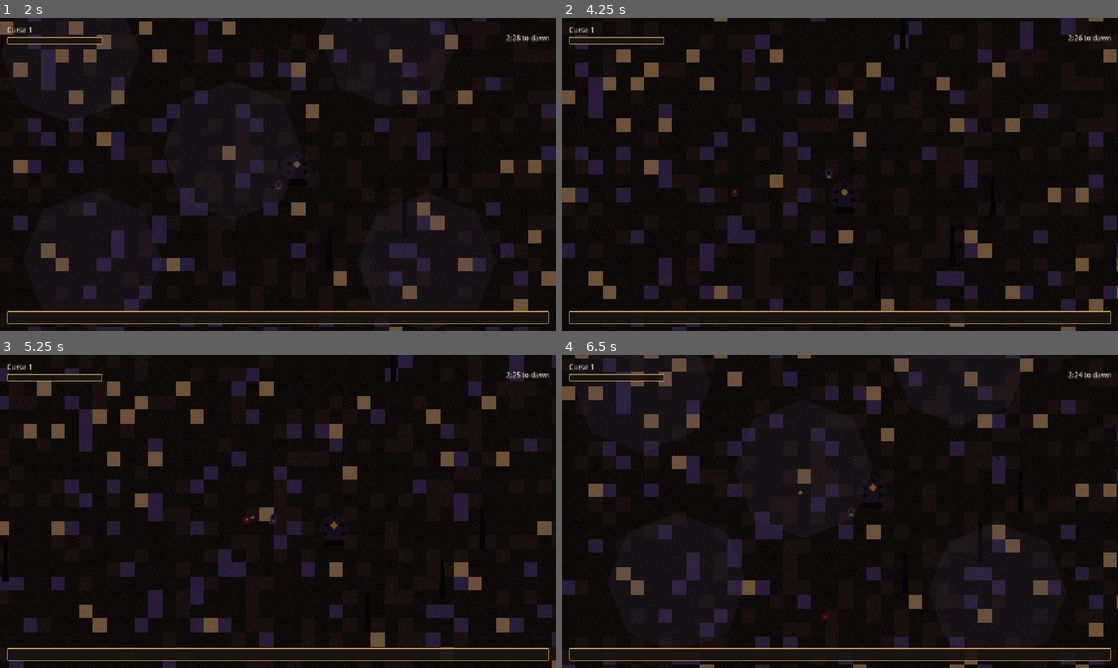
Above: before the commit, frames 1-4 (two rows, left to right).
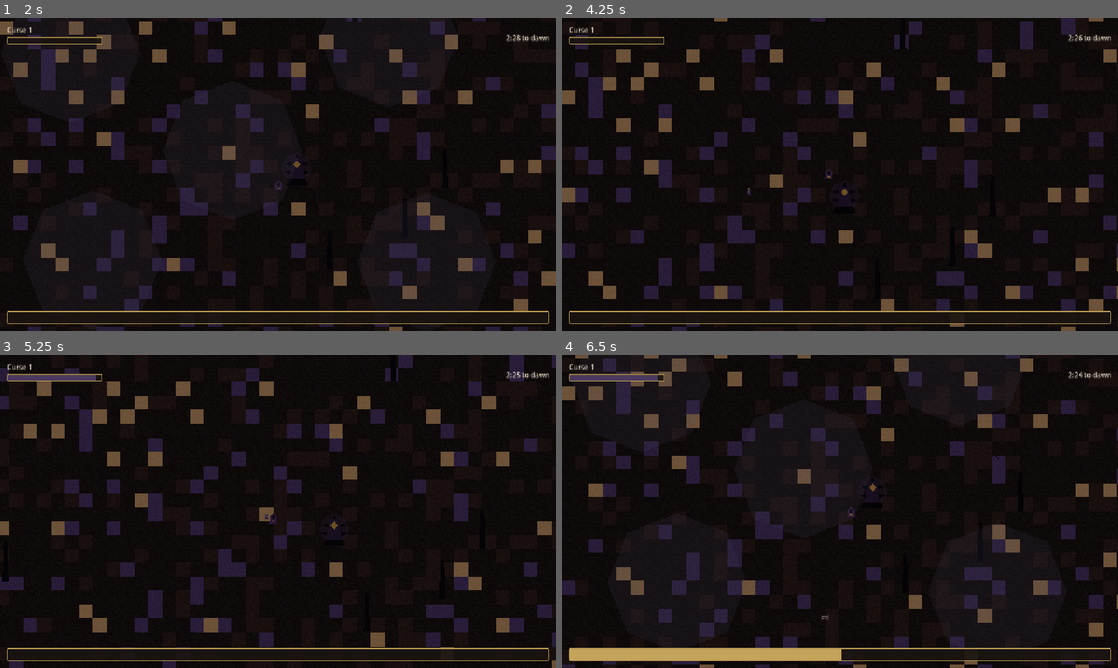
Above: after the commit, the same moments.

Repository: amzer24/sealed-chapel
Game: Godot game, scene res://scenes/main/Main.tscn
Same seed, same stepped clock (60 frames per second), same inputs: the game is played once before the commit and once after it.
Inputs:
- Up to frame 1 (2 s): tap Enter at 0.5 s; hold D 0.53-1.28 s; hold S from 1.28 s (still down)
- Up to frame 2 (4.25 s): release S at 2.03 s; hold D 2.03-2.78 s; hold W 2.78-3.53 s; hold A from 3.53 s (still down)
- Up to frame 3 (5.25 s): release A at 5.03 s; hold S from 5.03 s (still down)
- Up to frame 4 (6.5 s): release S at 5.78 s; hold D from 5.78 s (still down)

Frame 1 is identical in both runs. In frame 2, less than 0.1% of the frame differs, in the area x 30-34%, y 54-58%; in frame 3, 0.3%; in frame 4, 2.1%, in the area x 1-51%, y 6-98%.

Commit message:
Replace single Blob mob with a readable Crawler + Wraith cast
Blob.gd/Blob.tscn become the shared Enemy.gd behaviour script plus a
Crawler scene (low multi-leg skulker, same stats the Blob had) and a new
Wraith scene (taller, flame-tipped, faster and squishier). Both use small
procedural PNG sprites under assets/sprites/enemies/ sized to read at 1x
survivors zoom, painted only from the locked five-hex palette. World's
spawn pool now rolls Crawler-or-Wraith per spawn instead of a single mob.

Co-authored-by: Lee Leckenby <amzer24@users.noreply.github.com>

Diff:
--- /dev/null
+++ b/scenes/enemies/Crawler.tscn
@@ -0,0 +1,38 @@
+[gd_scene load_steps=5 format=3]
+
+[ext_resource type="Script" path="res://scripts/enemies/Enemy.gd" id="1"]
+[ext_resource type="Texture2D" path="res://assets/sprites/enemies/crawler.png" id="2"]
+
+[sub_resource type="CircleShape2D" id="CircleShape2D_1"]
+radius = 9.0
+
+[sub_resource type="CircleShape2D" id="CircleShape2D_2"]
+radius = 13.0
+
+[node name="Crawler" type="CharacterBody2D"]
+collision_layer = 2
+collision_mask = 0
+script = ExtResource("1")
+max_health = 16.0
+move_speed = 52.0
+contact_damage = 6.0
+contact_interval = 0.7
+xp_value = 4.0
+
+[node name="CollisionShape2D" type="CollisionShape2D" parent="."]
+shape = SubResource("CircleShape2D_1")
+
+[node name="Visual" type="Node2D" parent="."]
+
+[node name="Sprite" type="Sprite2D" parent="Visual"]
+texture = ExtResource("2")
+
+[node name="AttackArea" type="Area2D" parent="."]
+collision_layer = 0
+collision_mask = 1
+
+[node name="CollisionShape2D" type="CollisionShape2D" parent="AttackArea"]
+shape = SubResource("CircleShape2D_2")
+
+[node name="ContactTimer" type="Timer" parent="."]
+wait_time = 0.7
--- a/scenes/enemies/Blob.tscn
+++ b/scenes/enemies/Wraith.tscn
@@ -1,6 +1,7 @@
-[gd_scene load_steps=4 format=3]
+[gd_scene load_steps=5 format=3]
 
-[ext_resource type="Script" path="res://scripts/enemies/Blob.gd" id="1"]
+[ext_resource type="Script" path="res://scripts/enemies/Enemy.gd" id="1"]
+[ext_resource type="Texture2D" path="res://assets/sprites/enemies/wraith.png" id="2"]
 
 [sub_resource type="CircleShape2D" id="CircleShape2D_1"]
 radius = 9.0
@@ -8,23 +9,23 @@
 [sub_resource type="CircleShape2D" id="CircleShape2D_2"]
 radius = 13.0
 
-[node name="Blob" type="CharacterBody2D"]
+[node name="Wraith" type="CharacterBody2D"]
 collision_layer = 2
 collision_mask = 0
 script = ExtResource("1")
+max_health = 12.0
+move_speed = 68.0
+contact_damage = 5.0
+contact_interval = 0.6
+xp_value = 5.0
 
 [node name="CollisionShape2D" type="CollisionShape2D" parent="."]
 shape = SubResource("CircleShape2D_1")
 
 [node name="Visual" type="Node2D" parent="."]
 
-[node name="Body" type="Polygon2D" parent="Visual"]
-color = Color(0.42, 0.08, 0.1, 1)
-polygon = PackedVector2Array(0, -9, 7, -6, 9, 2, 5, 9, -5, 9, -9, 2, -7, -6)
-
-[node name="Eye" type="Polygon2D" parent="Visual"]
-color = Color(0.78, 0.62, 0.22, 1)
-polygon = PackedVector2Array(-2, -3, 2, -3, 2, 1, -2, 1)
+[node name="Sprite" type="Sprite2D" parent="Visual"]
+texture = ExtResource("2")
 
 [node name="AttackArea" type="Area2D" parent="."]
 collision_layer = 0
@@ -34,4 +35,4 @@
 shape = SubResource("CircleShape2D_2")
 
 [node name="ContactTimer" type="Timer" parent="."]
-wait_time = 0.7
+wait_time = 0.6
--- a/scripts/enemies/Blob.gd
+++ b/scripts/enemies/Enemy.gd
@@ -1,8 +1,9 @@
 extends CharacterBody2D
 
-## A single blob mob type: shambles straight at the player and deals contact
+## Shared mob behaviour: shambles straight at the player and deals contact
 ## damage on an interval while overlapping. Dies to player projectiles and
-## drops an XP pickup.
+## drops an XP pickup. `Crawler.tscn` and `Wraith.tscn` both use this script,
+## differing only in their exported stats and their visual/collision size.
 
 @export var max_health := 16.0
 @export var move_speed := 52.0
--- a/scripts/pickups/XPOrb.gd
+++ b/scripts/pickups/XPOrb.gd
@@ -1,6 +1,6 @@
 extends Area2D
 
-## XP pickup dropped by dead blobs. Drifts toward the player once inside
+## XP pickup dropped by dead enemies. Drifts toward the player once inside
 ## their pickup radius (a simple magnet), then grants XP on contact.
 
 @export var value := 4.0
@@ -30,7 +30,7 @@
 
 ## Actual removal is deferred to `_process` (outside the physics step) to
 ## avoid racing the physics server's query flush the same way projectiles
-## and blobs do.
+## and enemies do.
 func _process(_delta: float) -> void:
 	if _collected:
 		queue_free()
--- a/scripts/world/World.gd
+++ b/scripts/world/World.gd
@@ -21,7 +21,10 @@
 const CHUNK_CHECK_INTERVAL := 0.35
 
 const PLAYER_SCENE := preload("res://scenes/player/Player.tscn")
-const ENEMY_SCENE := preload("res://scenes/enemies/Blob.tscn")
+const CRAWLER_SCENE := preload("res://scenes/enemies/Crawler.tscn")
+const WRAITH_SCENE := preload("res://scenes/enemies/Wraith.tscn")
+## Wraiths are rarer than crawlers so the readable cast stays crawler-led.
+const WRAITH_CHANCE := 0.3
 const PROP_DEAD_TREE := preload("res://scenes/props/PropDeadTree.tscn")
 const PROP_CHAPEL_RUIN := preload("res://scenes/props/PropChapelRuin.tscn")
 const PROP_IRON_FENCE := preload("res://scenes/props/PropIronFence.tscn")
@@ -250,7 +253,8 @@
 func _spawn_enemy() -> void:
 	if not player:
 		return
-	var enemy := ENEMY_SCENE.instantiate()
+	var scene := WRAITH_SCENE if randf() < WRAITH_CHANCE else CRAWLER_SCENE
+	var enemy := scene.instantiate()
 	ysort.add_child(enemy)
 	enemy.global_position = _random_spawn_point_around_player()
 
Binary file added: assets/sprites/enemies/crawler.png
Not shown, added: assets/sprites/enemies/crawler.png.import
Binary file added: assets/sprites/enemies/wraith.png
Not shown, added: assets/sprites/enemies/wraith.png.import
